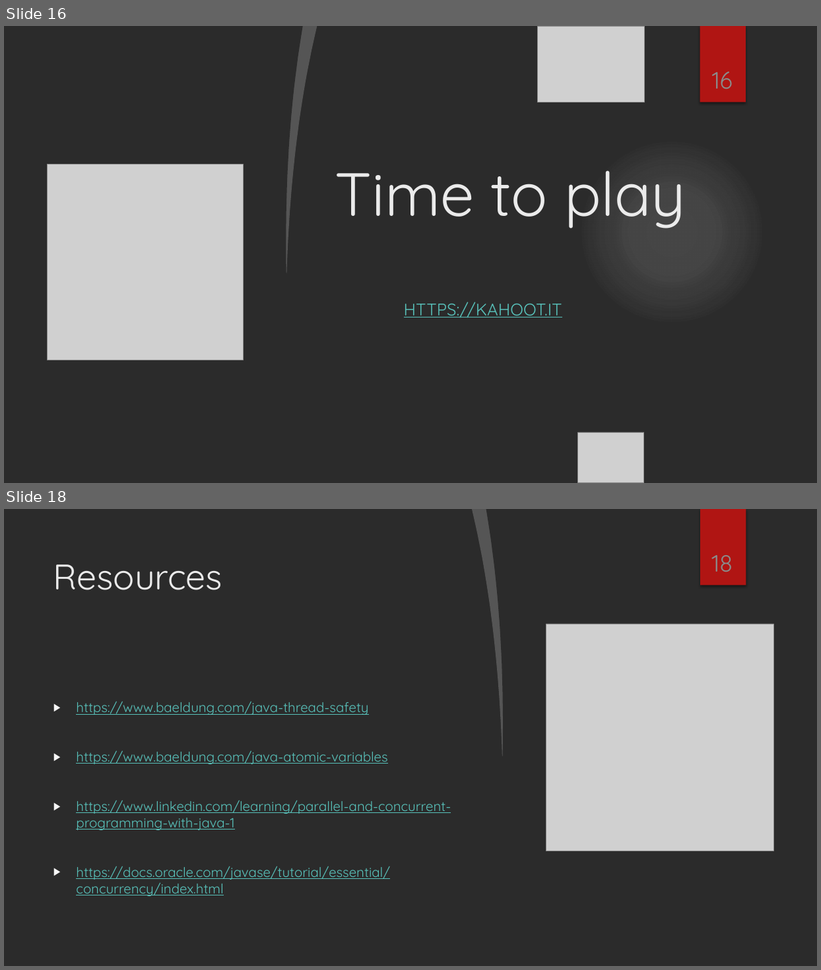
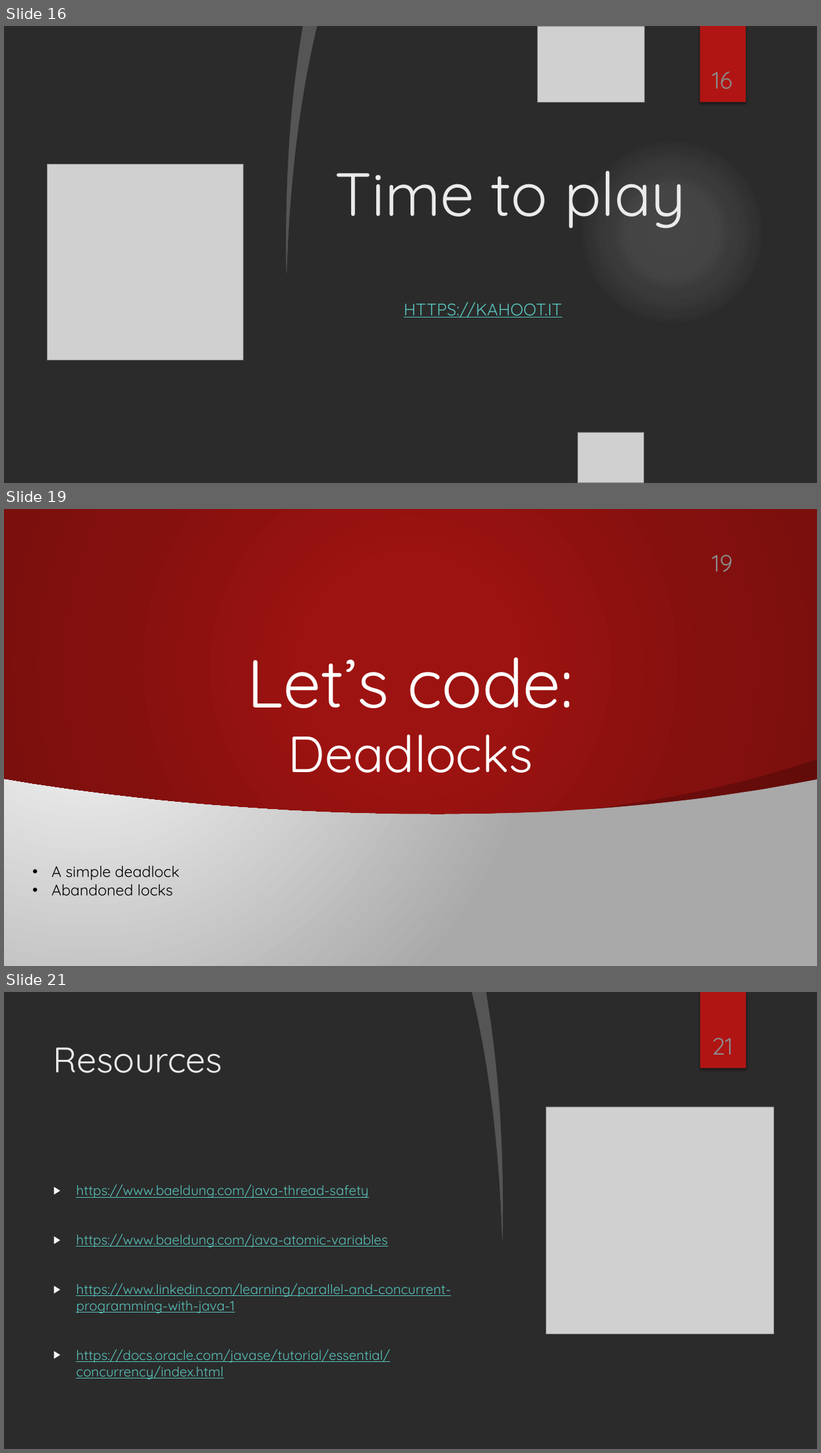
Before and after one commit to mike050210/threads-training, a slide deck: resources/Java Threads.pptx. Shown one above the other, each under a label of ours: slides 16 and 18 before the commit, slides 16, 19 and 21 after it; the slides between them are not shown. The pictures are 821x970 and 821x1453 pixels, drawn with LibreOffice and Linux fonts; fonts in the diff are those of the drawing; grey boxes stand for pictures; background and template pictures are left out; a plain dark background stands for a picture behind light text. Boxes give left, top, right and bottom in pixels: in the first picture for what was removed or moved away, otherwise in the second. Text is boxed around its words. In the diff, an @@ line names an element or a change of style, - is before the commit and + after.

Commit message:
Add deadlock topics
Added some slides to the presentation with concepts such as:
- Liveness
- Deadlock
- Abandoned Locks
- Starvation
- Livelock

Also added some new classes to address the deadlock topic.

```diff
--- a/resources/Java Threads.pptx
+++ b/resources/Java Threads.pptx
@@ slide 19 added at (4,509,817,966), background gradient #FFFFFF to #AAAAAA; not listed: 1 template element that a slide beside it also shows @@
@@ rectangle added at (4,509,817,824), fill gradient #9D1311 to #84100E to #7B0F0D @@
@@ picture added at (538,509,644,586) @@
@@ rectangle added at (700,509,746,586), fill #B01513 @@
@@ page number added at (712,555,733,572), 28 pt, text #8C8C8C @@
+19
@@ ellipse added at (578,621,766,809), fill gradient #F3F3F3 @@
@@ title added at (248,657,574,773), 80 pt, text #FFFFFF @@
+Let’s code:
+Deadlocks
@@ picture added at (4,687,273,966) @@
@@ picture added at (4,702,105,859) @@
@@ freeform shape added at (586,760,817,815), fill #000000 at 20% opacity @@
@@ freeform shape added at (4,780,817,966), fill gradient #FFFFFF to #AAAAAA @@
@@ text added at (52,866,180,896), 18 pt, text #000000 @@
+• A simple deadlock
+• Abandoned locks
@@ picture added at (578,916,644,966) @@
@@ what was slide 18 is now slide 21 @@
@@ page number at (712,1038,733,1055): text changed @@
-18
+21
```
Also in this commit, not shown: 4 slides changed, 2 other slides added, 3 other files.
